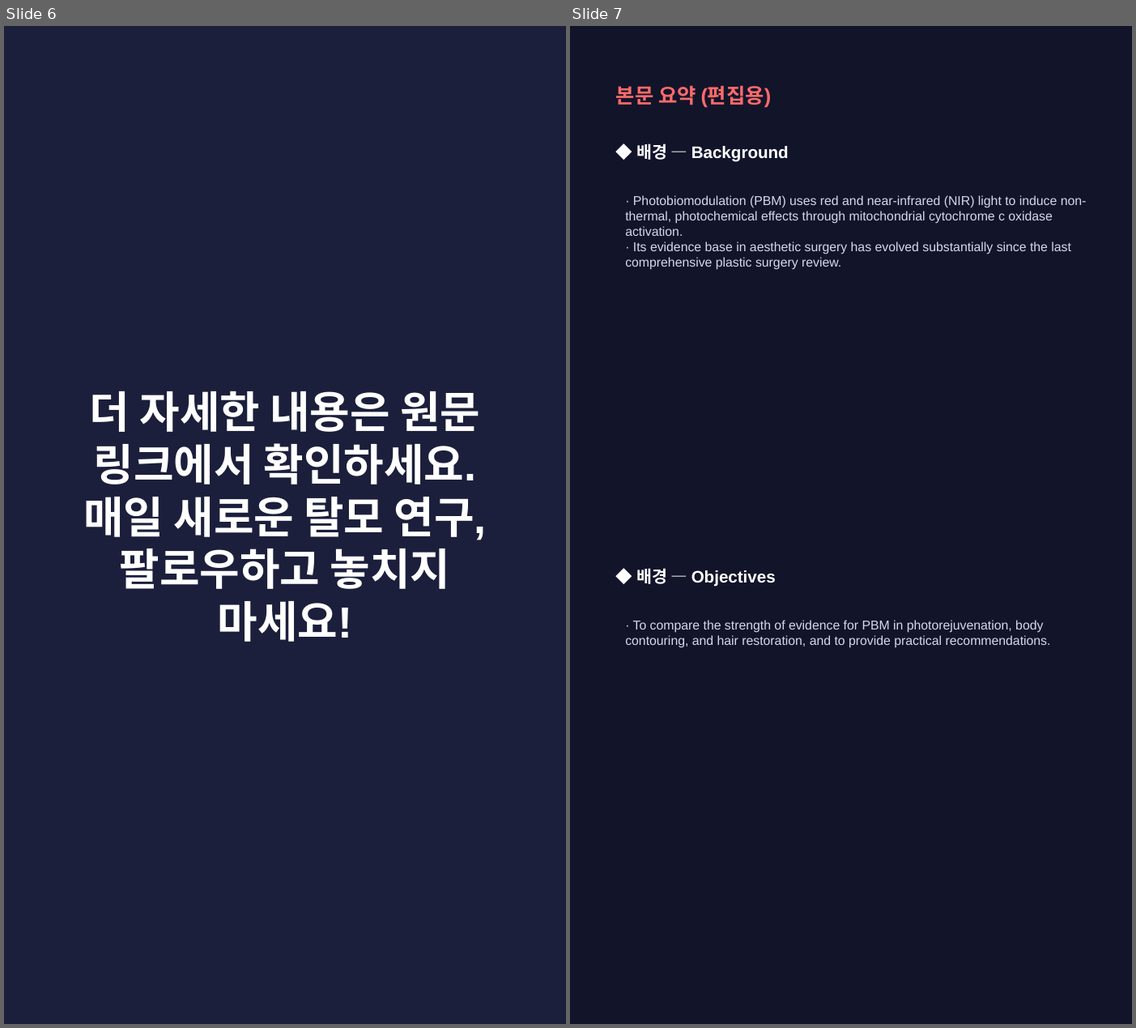
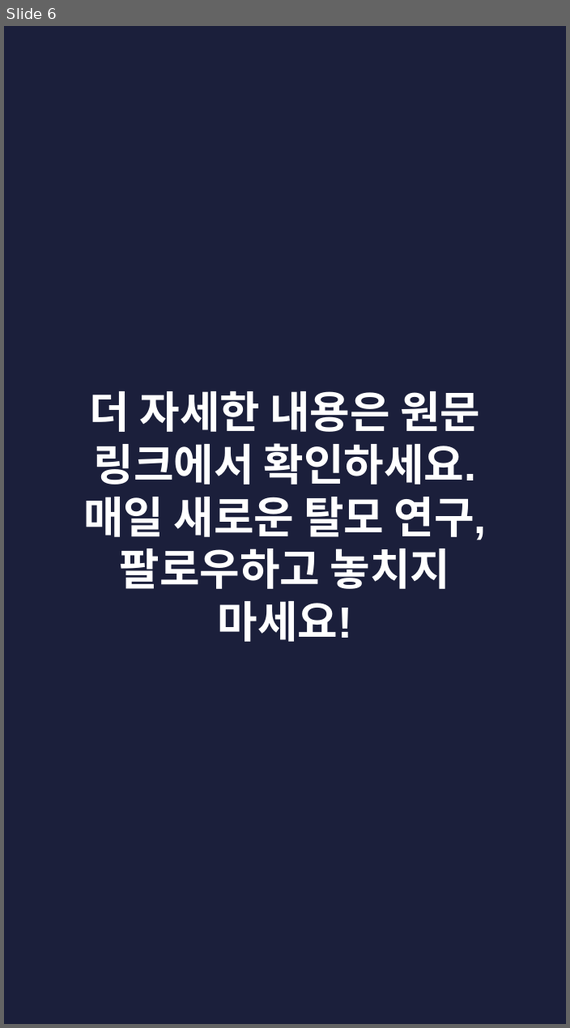
Before and after one commit to hyokang2010-BJ-ANTH/product-builder-test, a slide deck: pwa/data/latest/slides.pptx. Shown side by side, each under a label of ours: slides 6 and 7 before the commit, slide 6 after it. The pictures are 1136x1028 and 570x1028 pixels, drawn with LibreOffice and Linux fonts; fonts in the diff are those of the drawing. Boxes give left, top, right and bottom in pixels: in the first picture for what was removed or moved away, otherwise in the second. Text is boxed around its words. In the diff, an @@ line names an element or a change of style, - is before the commit and + after.

```diff
--- a/pwa/data/latest/slides.pptx
+++ b/pwa/data/latest/slides.pptx
@@ slide 7 removed at <box>570,26,1132,1024</box>, background #12142A @@
@@ text removed at <box>616,85,772,108</box> @@
-본문 요약 (편집용)
@@ text removed at <box>636,143,789,161</box> @@
-◆ 배경 — Background
@@ text removed at <box>625,195,1087,270</box> @@
-· Photobiomodulation (PBM) uses red and near-infrared (NIR) light to induce non-thermal, photochemical effects through mitochondrial cytochrome c oxidase activation.
-· Its evidence base in aesthetic surgery has evolved substantially since the last comprehensive plastic surgery review.
@@ text removed at <box>636,568,776,587</box> @@
-◆ 배경 — Objectives
@@ text removed at <box>625,620,1051,648</box> @@
-· To compare the strength of evidence for PBM in photorejuvenation, body contouring, and hair restoration, and to provide practical recommendations.
```
Also in this commit, not shown: 2 slides changed, 4 slides added, 5 other slides removed, 26 other files.
